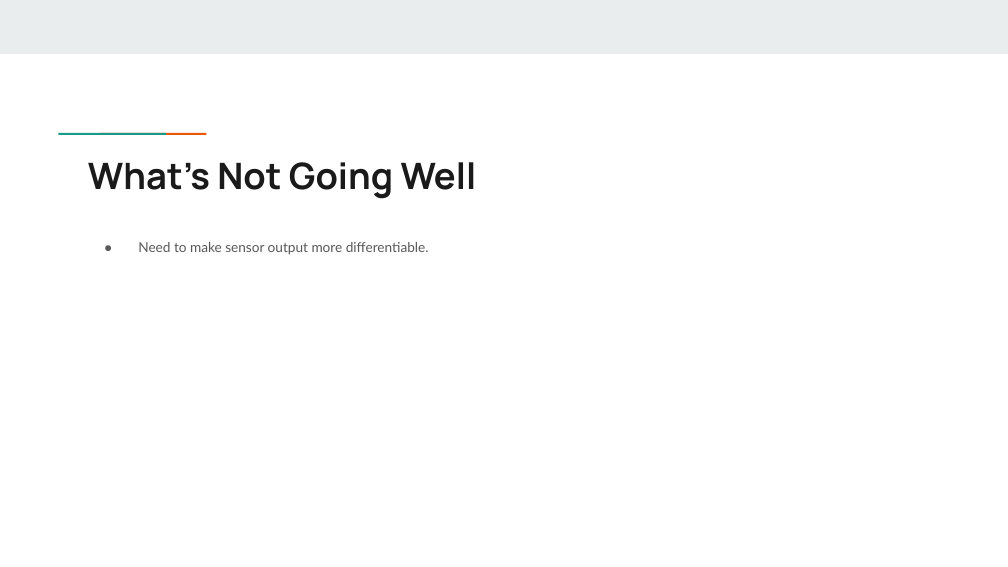
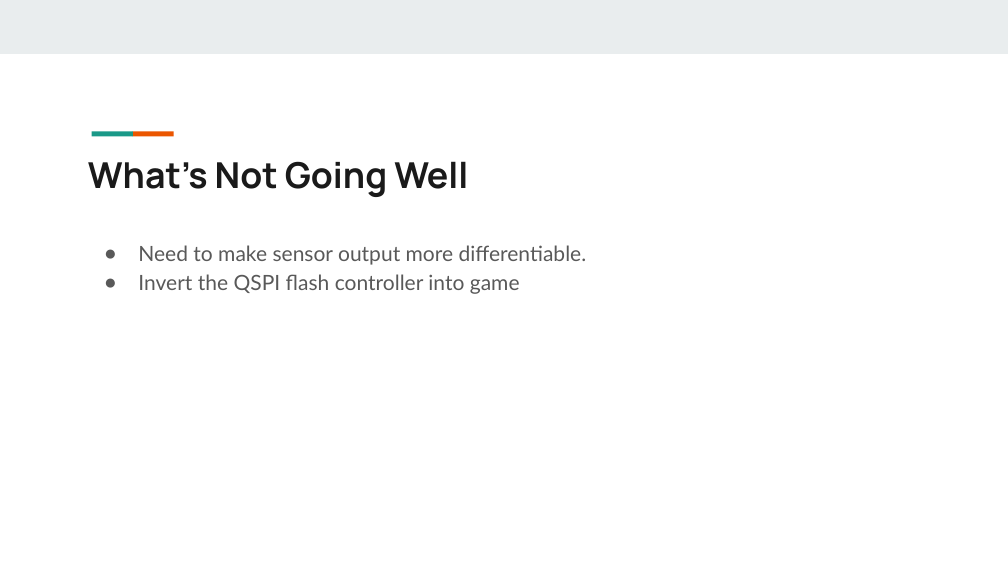
Before and after one commit to xu842251462/EC551_FinalProject, a slide deck: slide 11 of Presentations/EC551SecondProjectPresentation.pptx (slide 10 before the commit). Drawn at 1008x567 pixels with LibreOffice and Linux fonts; fonts in the diff are those of the drawing. Boxes give left, top, right and bottom in pixels: in the first picture for what was removed or moved away, otherwise in the second. Text is boxed around its words. In the diff, an @@ line names an element or a change of style, - is before the commit and + after.

```diff
--- a/Presentations/EC551SecondProjectPresentation.pptx
+++ b/Presentations/EC551SecondProjectPresentation.pptx
@@ title "What’s Not Going Well" at [88, 161, 468, 197]: size 34.7 to 34 pt @@
@@ text at [138, 245, 587, 265]: size 13 to 20 pt in "Need to make sensor output more differentiable." @@
@@ text at [138, 274, 520, 294]: paragraph added @@
+● Invert the QSPI flash controller into game
```
Also in this commit, not shown: 10 other slides changed, 2 slides added, 1 slide removed.
